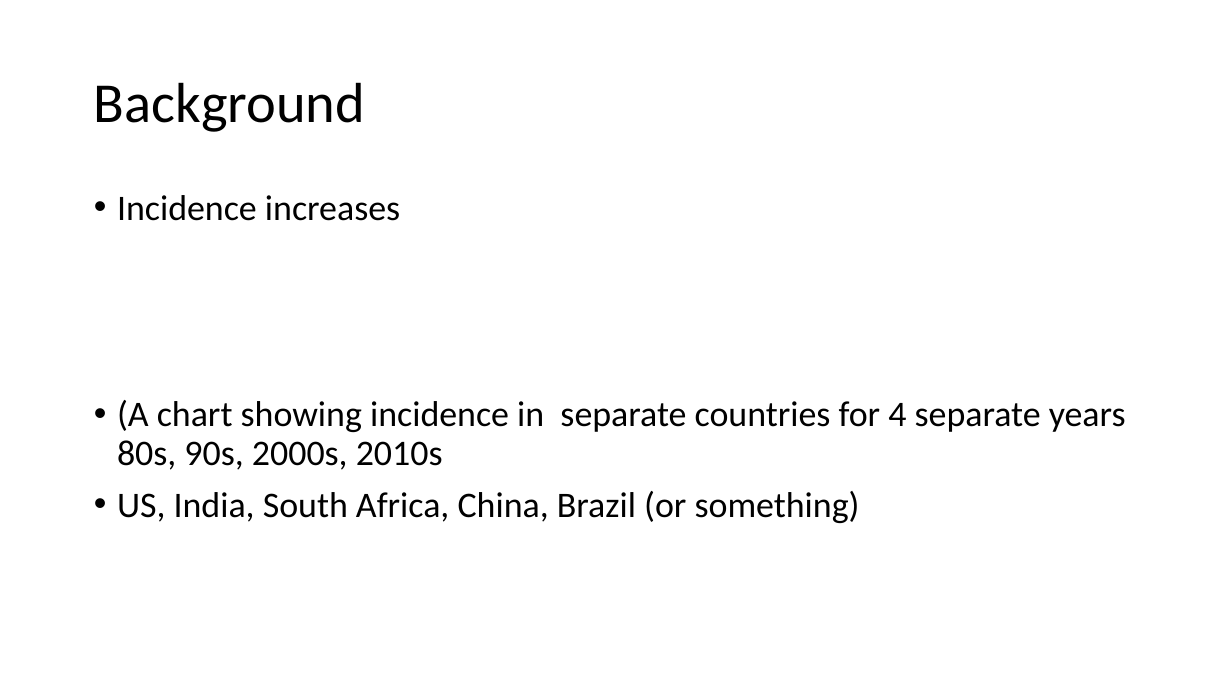
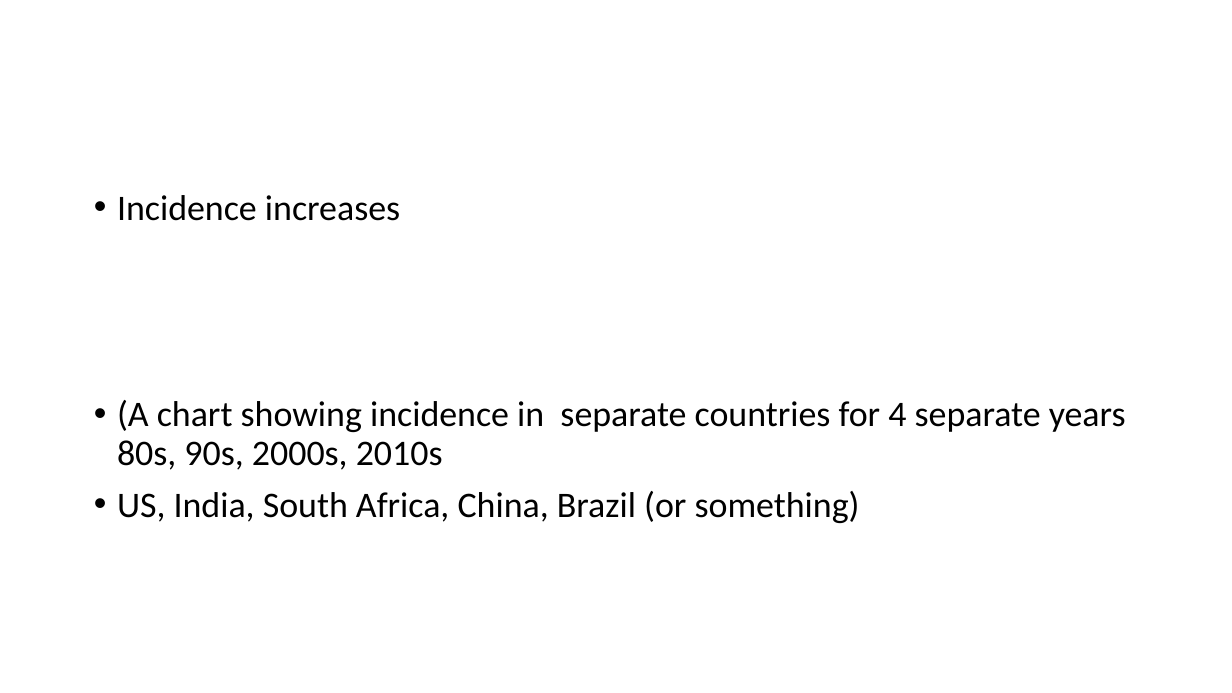
Before and after one commit to fta2112/Epi-Presentation, a slide deck: slide 5 of EpiGroup.pptx (slide 2 before the commit). Drawn at 1232x693 pixels with LibreOffice and Linux fonts; fonts in the diff are those of the drawing. Boxes give left, top, right and bottom in pixels: in the first picture for what was removed or moved away, otherwise in the second. Text is boxed around its words. In the diff, an @@ line names an element or a change of style, - is before the commit and + after.

```diff
--- a/EpiGroup.pptx
+++ b/EpiGroup.pptx
@@ title removed at [94,82,365,132] @@
-Background
```
Also in this commit, not shown: 4 other slides changed, 7 slides added, 4 slides removed.
